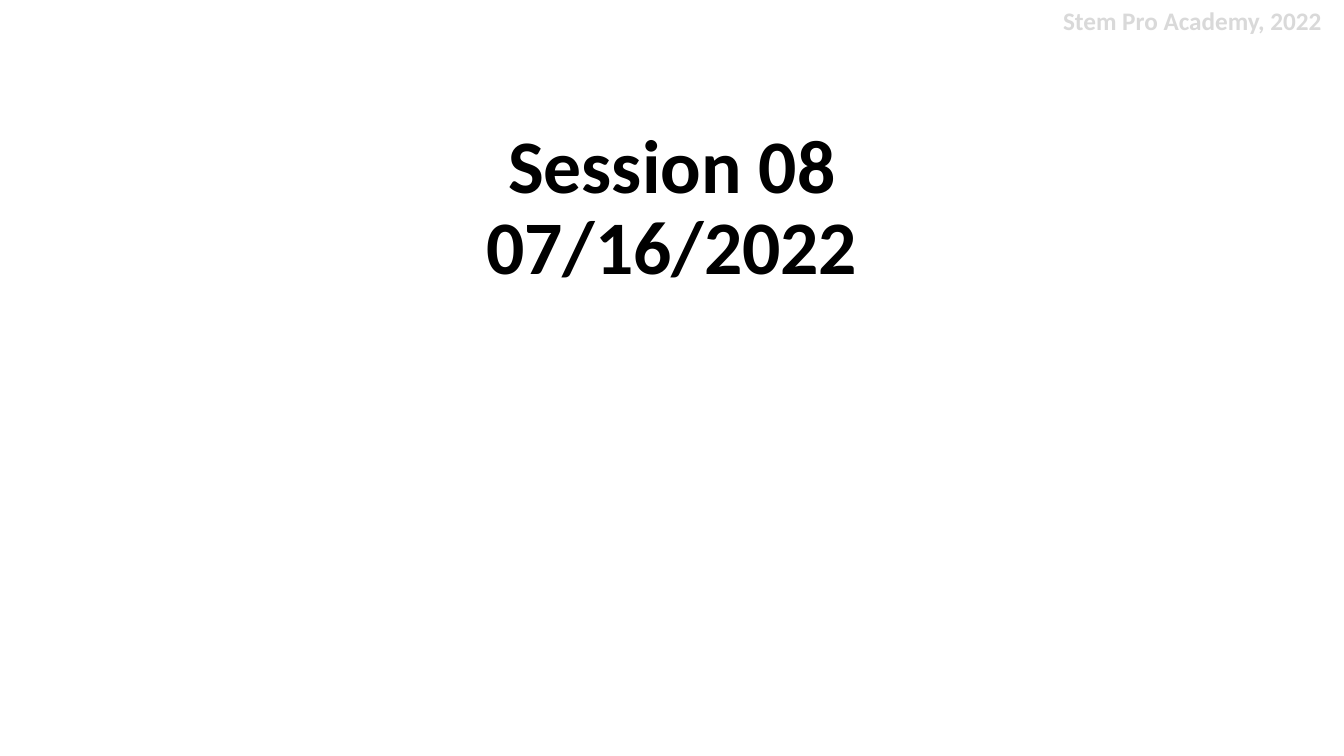
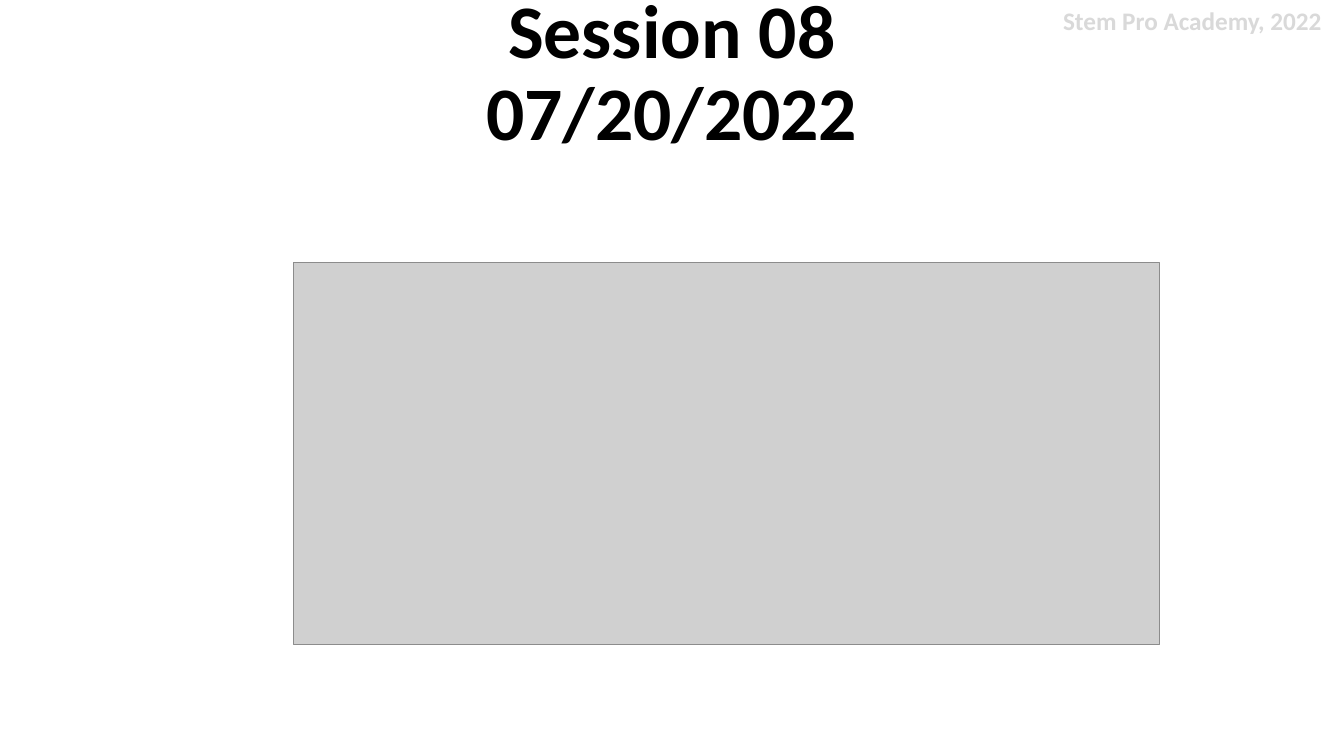
Before and after one commit to stemproaca/dscamp, a slide deck: slide 2 of lessons/sesson08/Session_08.pptx. Drawn at 1344x756 pixels with LibreOffice and Linux fonts; fonts in the diff are those of the drawing; grey boxes stand for pictures. Boxes give left, top, right and bottom in pixels: in the first picture for what was removed or moved away, otherwise in the second. Text is boxed around its words. In the diff, an @@ line names an element or a change of style, - is before the commit and + after.

Commit message:
Session09

```diff
--- a/lessons/sesson08/Session_08.pptx
+++ b/lessons/sesson08/Session_08.pptx
@@ title at (486, 5, 857, 144): text changed @@
-Session 08
-07/16/2022
+Session 08
+07/20/2022
@@ picture added at (293, 263, 1160, 645) @@
```
Also in this commit, not shown: 3 other slides changed, 19 other files.
